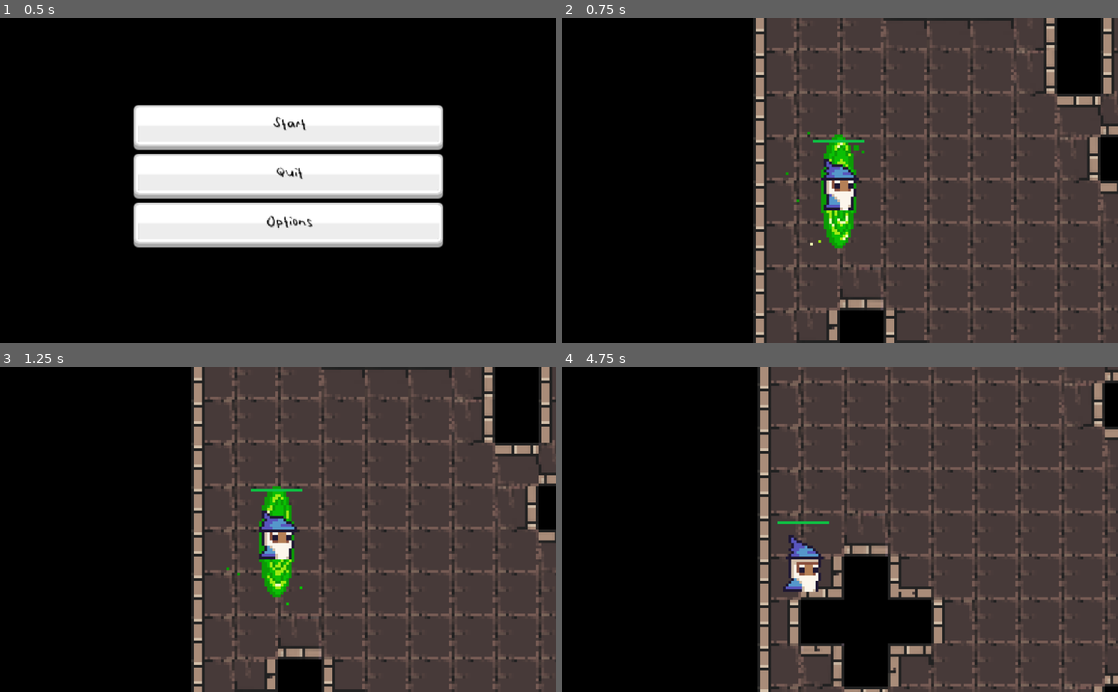
Above: before the commit, frames 1-4 (two rows, left to right).
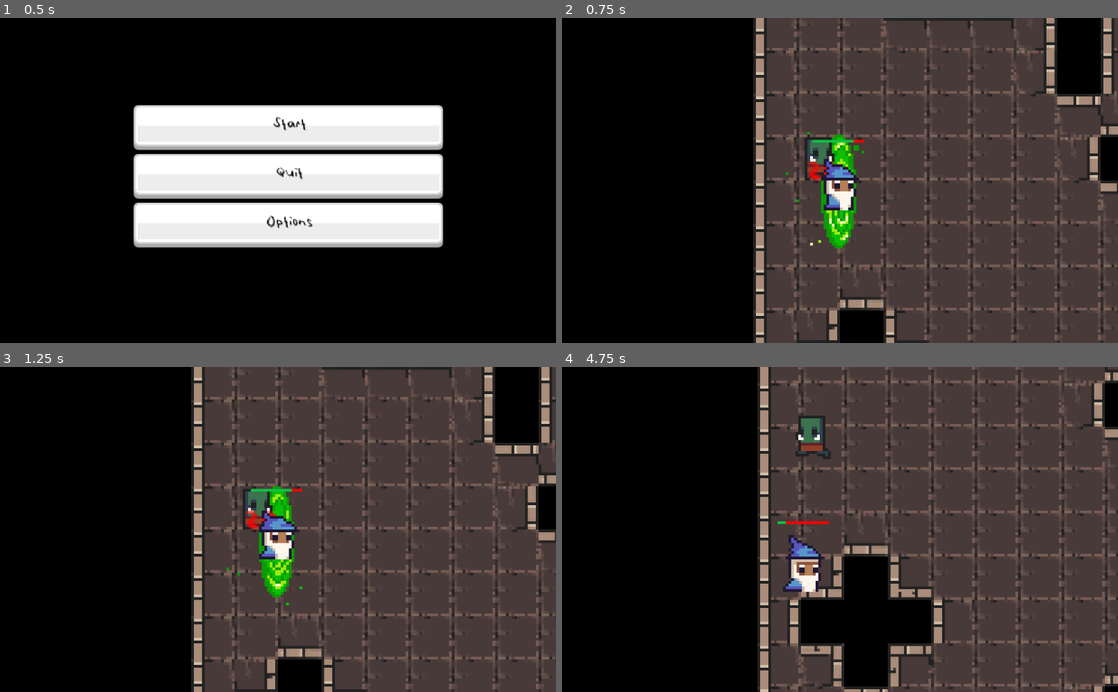
Above: after the commit, the same moments.

Repository: lnRichard/profielwerkstuk
Game: Godot game, scene res://gui/start_menu/StartMenu.tscn
The game is run twice, just before and just after one commit, with the same random seed, the same clock (stepped at 60 frames per second) and the same inputs.
Inputs (mouse positions are in pixels of both pictures, inside the frame that each line leads up to):
- Up to frame 1 (0.5 s): no input
- Up to frame 2 (0.75 s): click "Start" at 0.5 s
- Up to frame 3 (1.25 s): no input
- Up to frame 4 (4.75 s): move the mouse to (962, 513) at 1.27 s; hold A (key_a) 1.28-2.03 s; move the mouse to (728, 545) at 2.02 s; tap D (key_d) at 2.1 s; move the mouse to (895, 458) at 2.77 s; tap F (key_f) at 2.85 s; move the mouse to (812, 594) at 3.52 s; tap R (key_r) at 3.6 s; move the mouse to (1006, 578) at 4.27 s; hold S (key_s) from 4.28 s (still down)

Frame 1 is identical in both runs. In frame 2, 0.5% of the frame differs, in the area x 43-55%, y 36-51%; in frame 3, 0.5%; in frame 4, 0.7%, in the area x 40-49%, y 14-49%.

Commit message:
enemies spawn now

Diff:
--- a/characters/hostile_entity/HostileEntity.gd
+++ b/characters/hostile_entity/HostileEntity.gd
@@ -14,10 +14,7 @@
 
 
 func connect_death():
-	print(get_parent().get_parent())
 	self.connect("EnemyDeath", get_parent().get_parent(), "_enemy_death")
-	if is_connected("EnemyDeath", get_parent().get_parent(), "_enemy_death"):
-		print("AOIWDJAOWIDJ")
 
 func work_em():
 	cooldowns();
@@ -91,6 +88,5 @@
 
 func death():
 	if current_health < 0:
-		print("score ", score)
 		emit_signal("EnemyDeath", score);
 		queue_free();
--- a/environment/generator/Generator.gd
+++ b/environment/generator/Generator.gd
@@ -15,6 +15,9 @@
 onready var astar = AStar2D.new()
 
 
+var enemy = preload("res://characters/enemies/grunt/Grunt.tscn");
+var enemy_cap = -0.5;
+
 var et_p;
 var ex_p;
 func _ready():
@@ -28,6 +31,11 @@
 	for x in dungeon_size.x:
 		for y in dungeon_size.y:
 			var c = noise.get_noise_2d(x, y);
+			if c < enemy_cap:
+				var i = enemy.instance();
+				i.position = Vector2(x*16 + 8, y*16 + 8)
+				add_child(i);
+#				move_child(i, 0)
 			if c < tile_cap:
 				var thispoint = (x*dungeon_size.x)+y;
 				astar.add_point(thispoint, Vector2(x*16 + 8, y*16 + 8))
Not shown, changed: export_presets.cfg
